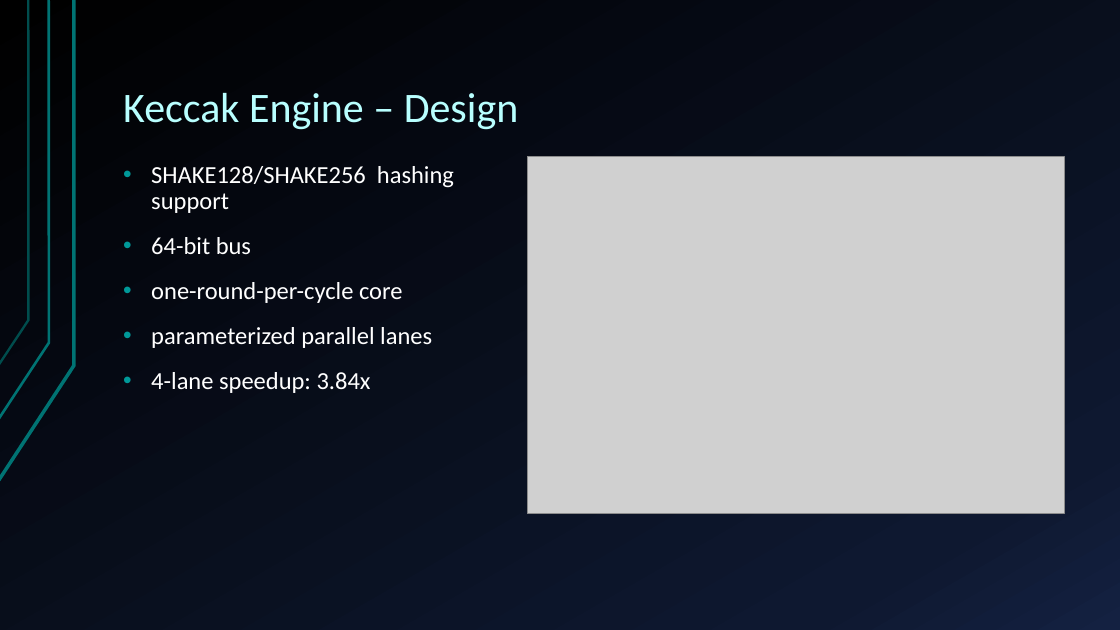
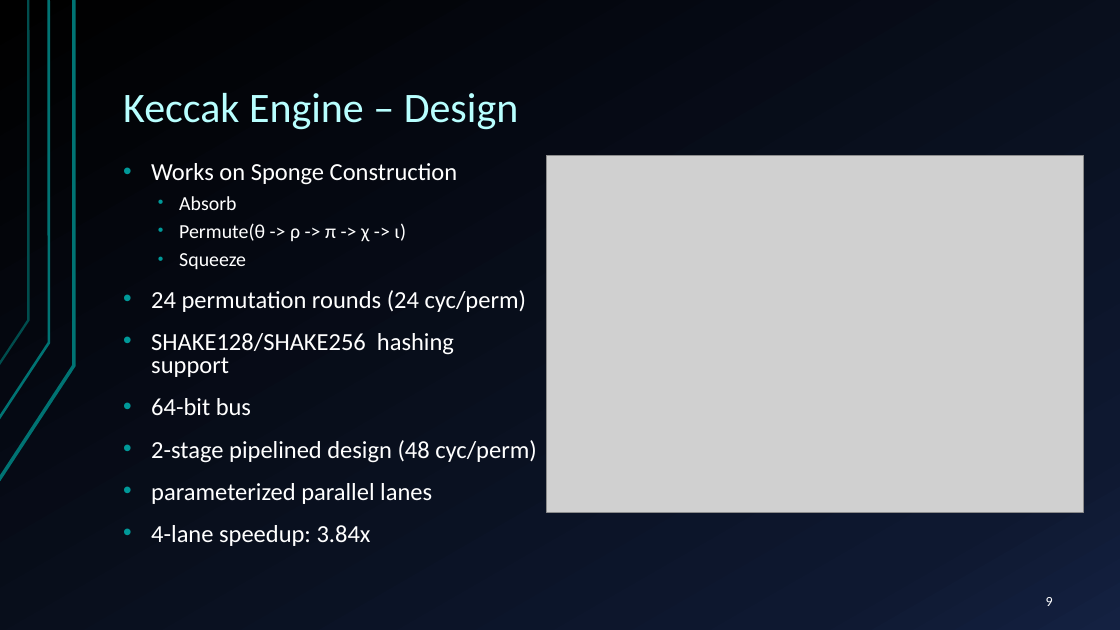
Before and after one commit to AbdulAhad36/dilithium-hp-hw, a slide deck: slide 9 of docs/report/midyear-evalutaion-presentation.pptx (slide 10 before the commit). Drawn at 1120x630 pixels with LibreOffice and Linux fonts; fonts in the diff are those of the drawing; grey boxes stand for pictures. Boxes give left, top, right and bottom in pixels: in the first picture for what was removed or moved away, otherwise in the second. Text is boxed around its words. In the diff, an @@ line names an element or a change of style, - is before the commit and + after.

```diff
--- a/docs/report/midyear-evalutaion-presentation.pptx
+++ b/docs/report/midyear-evalutaion-presentation.pptx
@@ text at [151,163,527,312]: paragraphs added @@
+• Works on Sponge Construction
+  • Absorb
+  • Permute(θ -> ρ -> π -> χ -> ι)
+  • Squeeze
+• 24 permutation rounds (24 cyc/perm)
@@ picture: place and size @@
-picture at [528,156,1065,513]
+picture at [547,155,1084,513]
@@ text at [151,333,454,546]: line spacing 0.9 to 0.8 @@
@@ text at [151,440,537,463]: text changed @@
-• one-round-per-cycle core
+• 2-stage pipelined design (48 cyc/perm)
@@ page number added at [1046,597,1053,606], 12 pt, text #FFFFFF @@
+9
```
Also in this commit, not shown: 16 other slides changed, 2 slides added, 1 slide removed, 9 other files.
